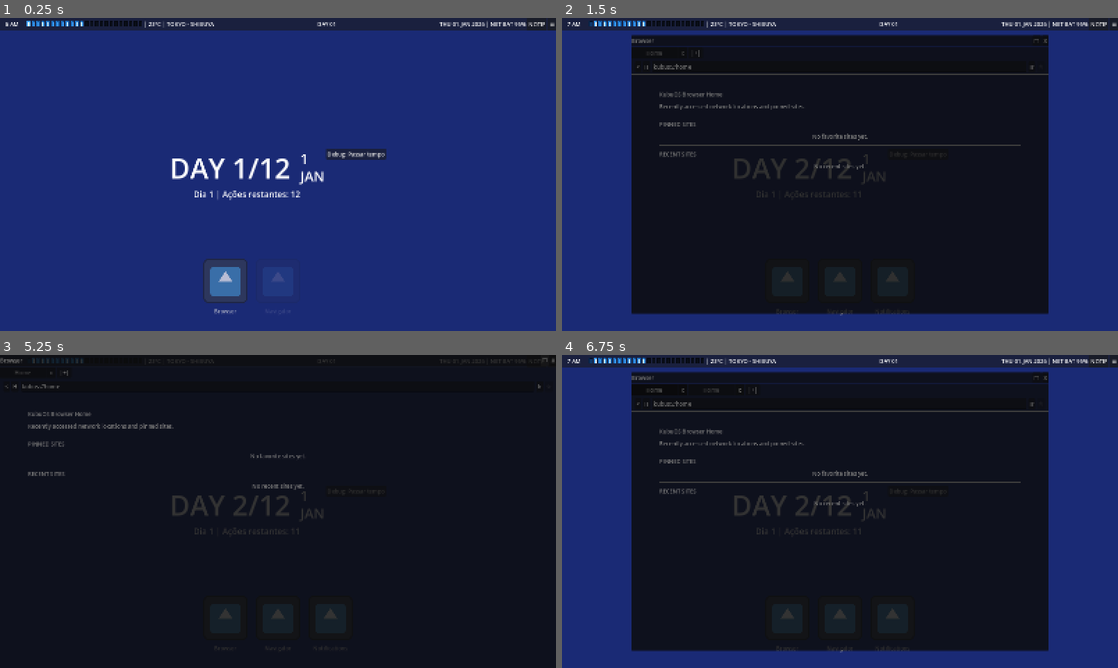
Above: before the commit, frames 1-4 (two rows, left to right).
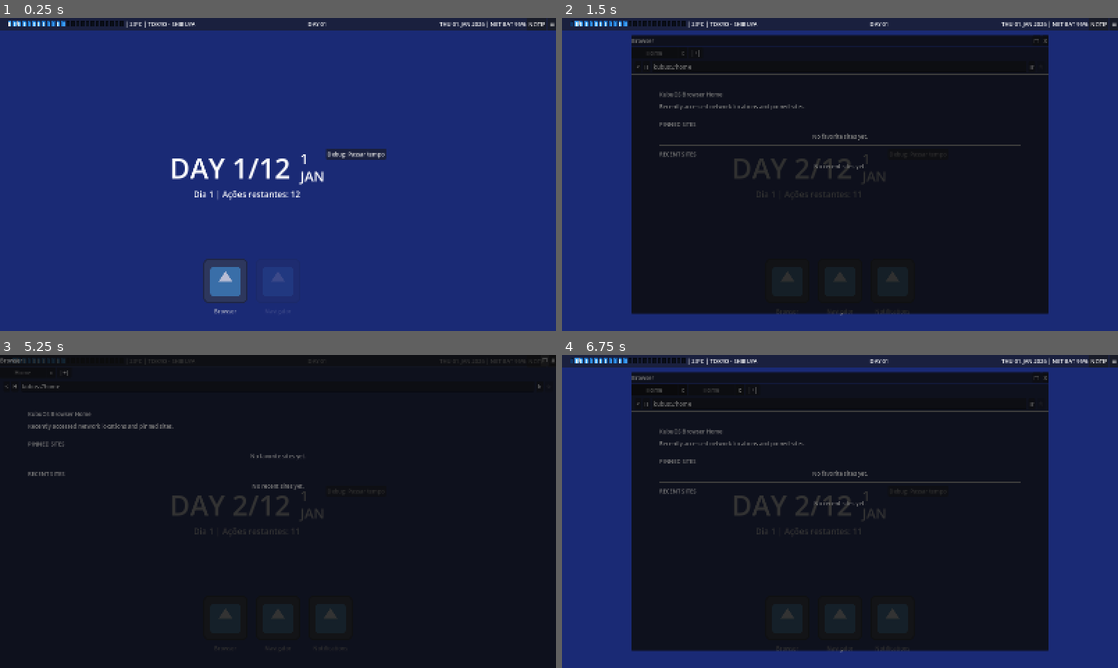
Above: after the commit, the same moments.

Repository: GYU-GAZE/NULL-NETWORK
Game: Godot game, scene res://core/main.tscn
Same seed, same stepped clock (60 frames per second), same inputs: the game is played once before the commit and once after it. The engine's default icon, where the game draws it, is replaced by a stand-in: a white triangle on a blue panel in a dark square.
Inputs:
- Up to frame 1 (0.25 s): no input
- Up to frame 2 (1.5 s): click "Debug: Passar tempo" at 0.5 s; click "Browser" at 1.25 s
- Up to frame 3 (5.25 s): click "Navigator" at 2 s; click "Notifications" at 2.75 s; click "NOTIF" at 3.5 s; click "☰" at 4.25 s; click "□" at 5 s
- Up to frame 4 (6.75 s): click "❐" at 5.75 s; click "|+|" at 6.5 s

The runs differ from the first frame. In frame 1, 0.5% of the frame differs, in the area x 1-61%, y 0-4%; in frame 2, 0.5%; in frame 3, less than 0.1%; in frame 4, 0.5%.
Error in both runs: Invalid call. Nonexistent function 'push_simple' in base 'Node (universal_notifications.gd)'. (res://systems/desktop/kubu_top_taskbar.gd:220)

Commit message:
taskbar rearrange

Diff:
--- a/systems/desktop/kubu_top_taskbar.tscn
+++ b/systems/desktop/kubu_top_taskbar.tscn
@@ -22,19 +22,29 @@
 [node name="LeftHBox" type="HBoxContainer" parent="MarginContainer/MainHBox" unique_id=19311493]
 layout_mode = 2
 
-[node name="MarginContainer" type="MarginContainer" parent="MarginContainer/MainHBox/LeftHBox" unique_id=925555801]
+[node name="TimeNigga" type="Control" parent="MarginContainer/MainHBox/LeftHBox" unique_id=50364083]
 custom_minimum_size = Vector2(20, 0)
 layout_mode = 2
-size_flags_horizontal = 3
+size_flags_horizontal = 0
+size_flags_vertical = 0
+
+[node name="TimeMargin" type="MarginContainer" parent="MarginContainer/MainHBox/LeftHBox/TimeNigga" unique_id=925555801]
+layout_mode = 0
+offset_left = 4.0
+offset_right = 87.0
+offset_bottom = 31.0
+size_flags_horizontal = 4
 theme_override_constants/margin_left = 15
 theme_override_constants/margin_right = 20
 
-[node name="TimeLabel" type="Label" parent="MarginContainer/MainHBox/LeftHBox/MarginContainer" unique_id=2110130482]
+[node name="TimeLabel" type="Label" parent="MarginContainer/MainHBox/LeftHBox/TimeNigga/TimeMargin" unique_id=2110130482]
 unique_name_in_owner = true
 custom_minimum_size = Vector2(20, 0)
 layout_mode = 2
-size_flags_horizontal = 3
+size_flags_horizontal = 4
 text = "06 AM"
+horizontal_alignment = 1
+vertical_alignment = 1
 
 [node name="ActionPipHBox" type="HBoxContainer" parent="MarginContainer/MainHBox/LeftHBox" unique_id=1911763943]
 unique_name_in_owner = true
@@ -136,6 +146,7 @@
 
 [node name="CenterHBox" type="HBoxContainer" parent="MarginContainer/MainHBox" unique_id=22832124]
 layout_mode = 2
+size_flags_horizontal = 6
 alignment = 1
 
 [node name="DayLabel" type="Label" parent="MarginContainer/MainHBox/CenterHBox" unique_id=1612470781]
